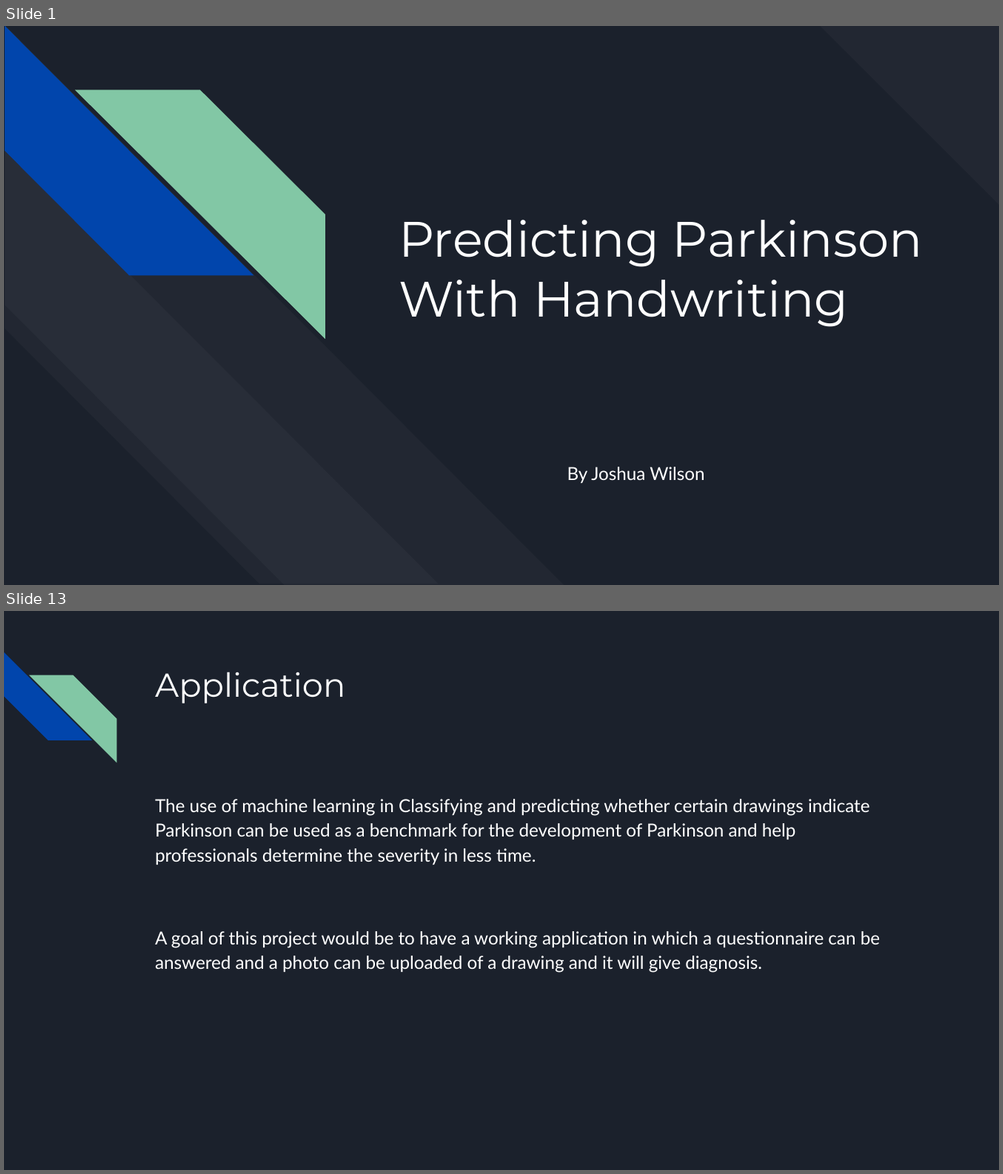
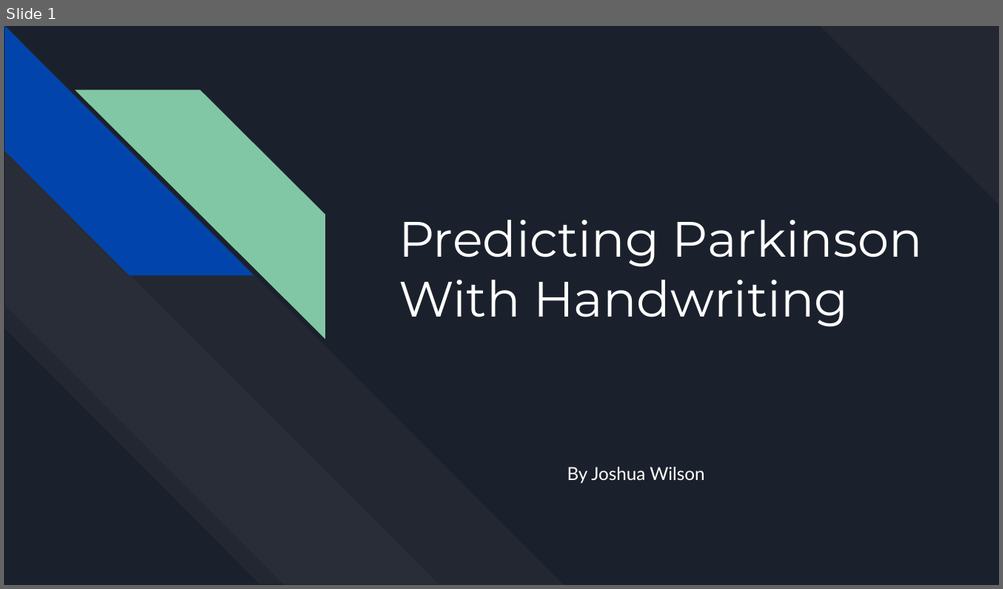
Before and after one commit to jwwils/Parkinsons_Data, a slide deck: Predicting Parkinson With Handwritting.pptx. Shown one above the other, each under a label of ours: slides 1 and 13 before the commit, slide 1 after it; the slides between them are not shown. The pictures are 1003x1174 and 1003x589 pixels, drawn with LibreOffice and Linux fonts; fonts in the diff are those of the drawing. Boxes give left, top, right and bottom in pixels: in the first picture for what was removed or moved away, otherwise in the second. Text is boxed around its words. In the diff, an @@ line names an element or a change of style, - is before the commit and + after.

```diff
--- a/Predicting Parkinson With Handwritting.pptx
+++ b/Predicting Parkinson With Handwritting.pptx
@@ slide 13 removed at (4, 611, 999, 1170), background #1B212C @@
@@ diag stripe removed at (4, 652, 91, 741) @@
@@ diag stripe removed at (29, 675, 116, 762) @@
@@ title removed at (155, 672, 345, 703) @@
-Application
@@ text removed at (155, 799, 879, 973) @@
-The use of machine learning in Classifying and predicting whether certain drawings indicate Parkinson can be used as a benchmark for the development of Parkinson and help professionals determine the severity in less time.
-A goal of this project would be to have a working application in which a questionnaire can be answered and a photo can be uploaded of a drawing and it will give diagnosis.
```
Also in this commit, not shown: 8 slides added, 12 other slides removed.
